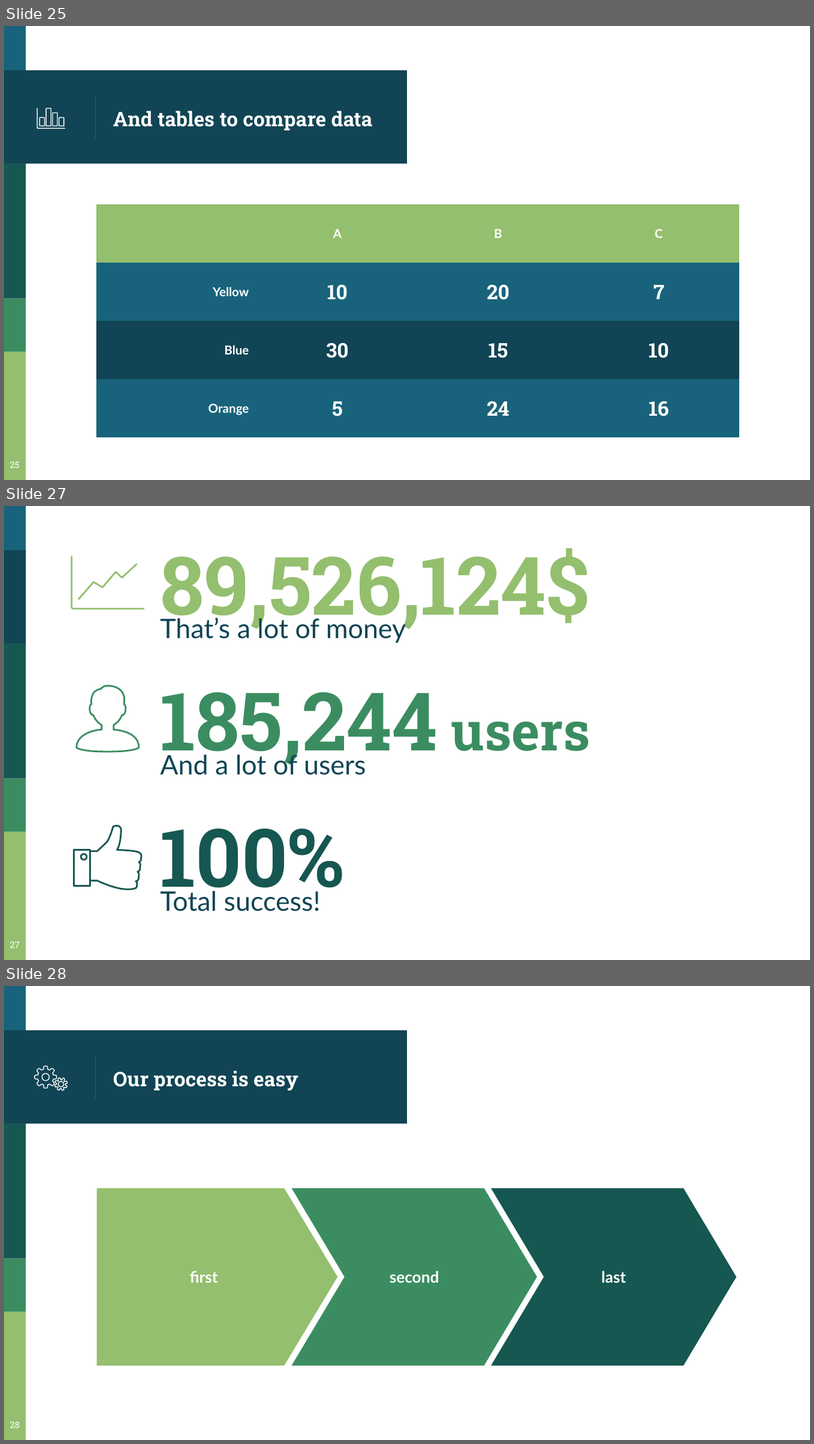
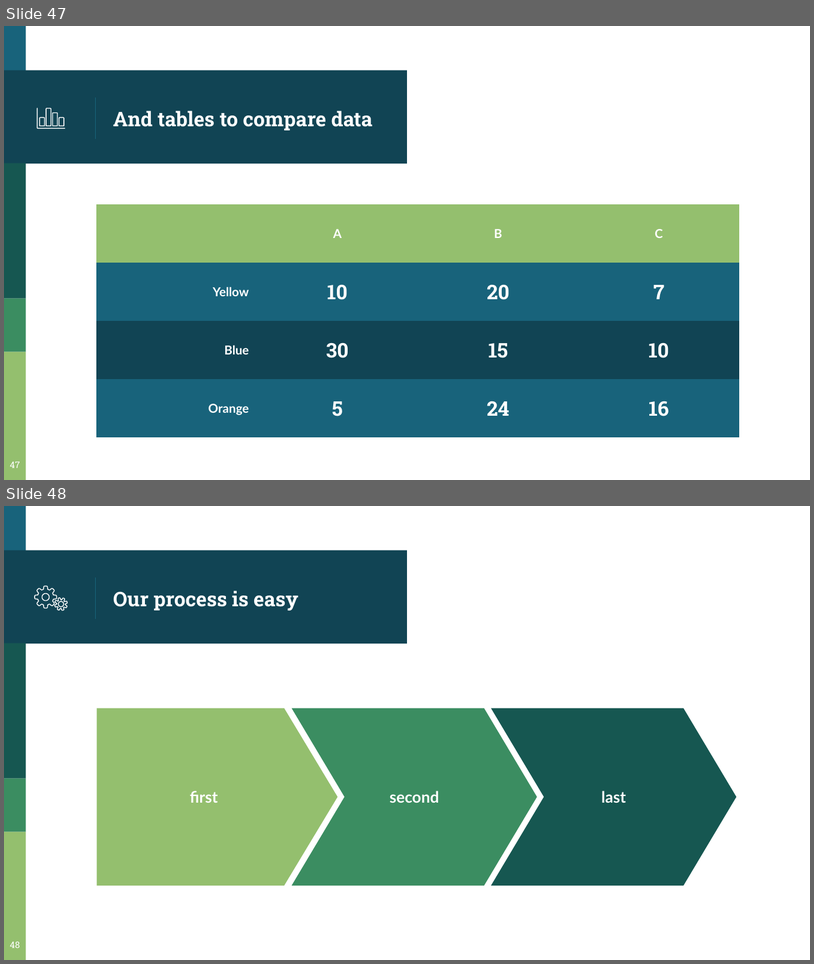
Before and after one commit to asphodelian/Math-760, a slide deck: Presentation/Ch4.6-4.8/M760 Ch4.6-Ch4.8.pptx. Shown one above the other, each under a label of ours: slides 25, 27 and 28 before the commit, slides 47 and 48 after it; the slides between them are not shown. The pictures are 814x1444 and 814x964 pixels, drawn with LibreOffice and Linux fonts; fonts in the diff are those of the drawing. Boxes give left, top, right and bottom in pixels: in the first picture for what was removed or moved away, otherwise in the second. Text is boxed around its words. In the diff, an @@ line names an element or a change of style, - is before the commit and + after.

```diff
--- a/Presentation/Ch4.6-4.8/M760 Ch4.6-Ch4.8.pptx
+++ b/Presentation/Ch4.6-4.8/M760 Ch4.6-Ch4.8.pptx
@@ slide 27 removed at box(4, 506, 810, 960), background #FFFFFF; not listed: 4 template elements that a slide beside it also shows @@
@@ rectangle removed at box(4, 550, 26, 644) @@
@@ freeform shape removed at box(72, 556, 144, 609) @@
@@ title removed at box(160, 548, 590, 633) @@
-89,526,124$
@@ freeform shape removed at box(79, 564, 137, 599) @@
@@ subtitle removed at box(160, 615, 406, 643) @@
-That’s a lot of money
@@ freeform shape removed at box(77, 686, 138, 752) @@
@@ title removed at box(160, 692, 590, 769) @@
-185,244 users
@@ subtitle removed at box(160, 751, 366, 775) @@
-And a lot of users
@@ freeform shape removed at box(91, 825, 141, 889) @@
@@ title removed at box(160, 828, 344, 906) @@
-100%
@@ freeform shape removed at box(74, 850, 90, 886) @@
@@ subtitle removed at box(160, 887, 321, 911) @@
-Total success!
@@ page number removed at box(10, 941, 20, 948) @@
-27
@@ what was slide 25 is now slide 47 @@
@@ page number at box(10, 461, 20, 468): text changed @@
-25
+47
@@ what was slide 28 is now slide 48 @@
@@ page number at box(10, 941, 20, 948): text changed @@
-28
+48
```
Also in this commit, not shown: 6 slides changed, 30 slides added, 23 other slides removed.
